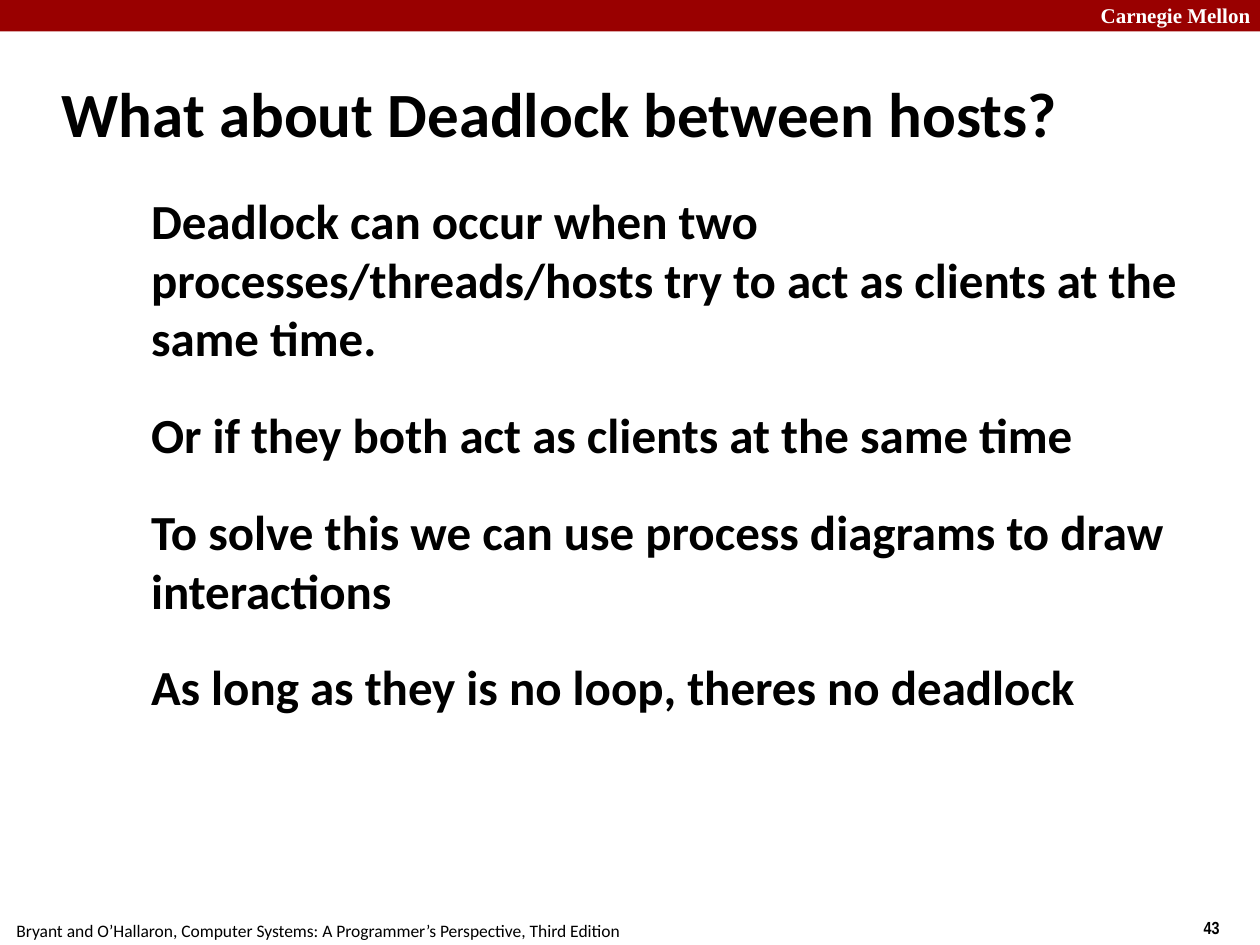
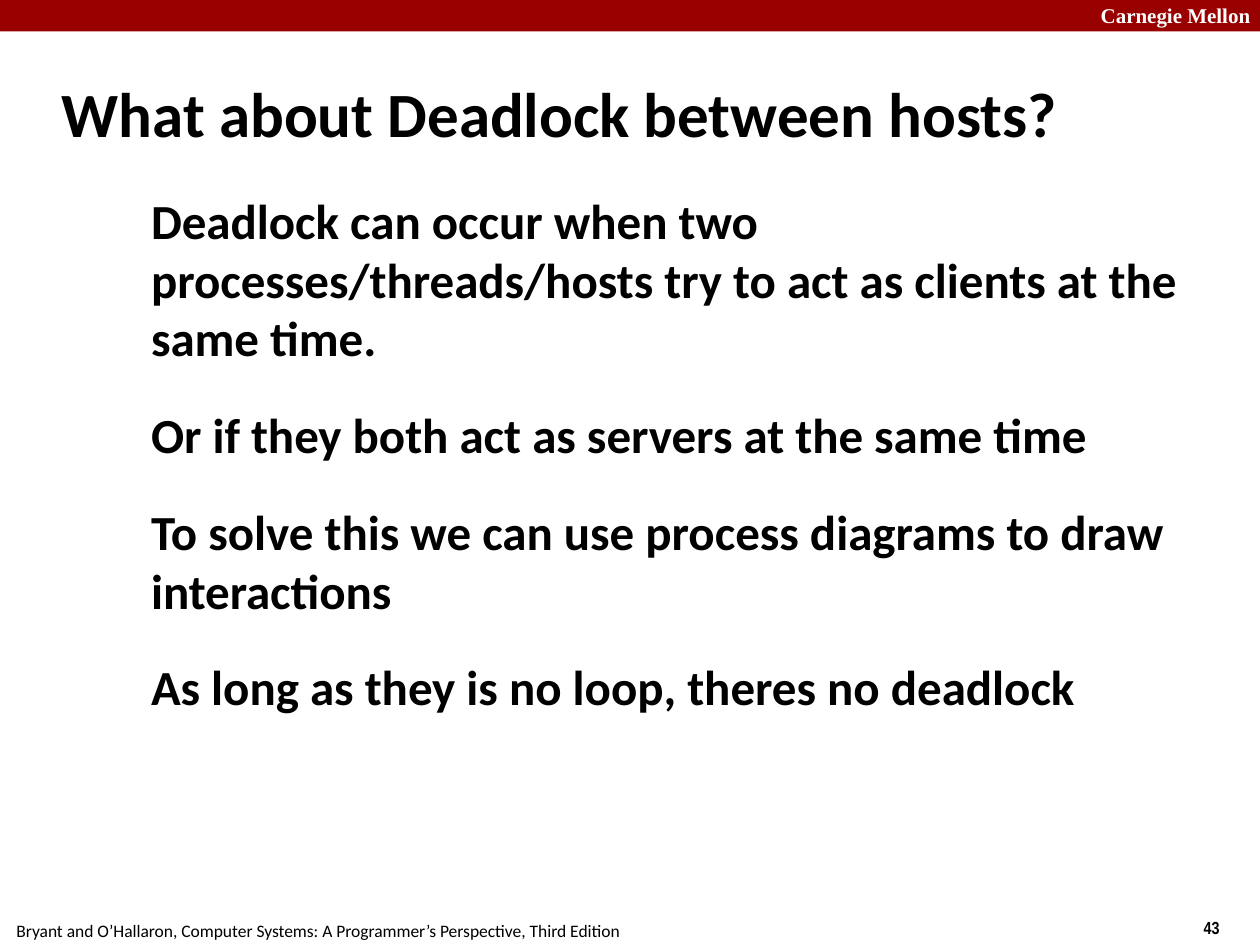
Before and after one commit to diku-compSys/compSys-e2021-pub, a slide deck: slide 43 of lectures/211122_performance/performance.odp. Drawn at 1260x945 pixels with LibreOffice and Linux fonts; fonts in the diff are those of the drawing. Boxes give left, top, right and bottom in pixels: in the first picture for what was removed or moved away, otherwise in the second. Text is boxed around its words. In the diff, an @@ line names an element or a change of style, - is before the commit and + after.

```diff
--- a/lectures/211122_performance/performance.odp
+++ b/lectures/211122_performance/performance.odp
@@ text at <box>151,418,1086,461</box>: text changed @@
-Or if they both act as clients at the same time
+Or if they both act as servers at the same time
```
Also in this commit, not shown: 15 other slides changed, 5 slides added, 1 other file.
